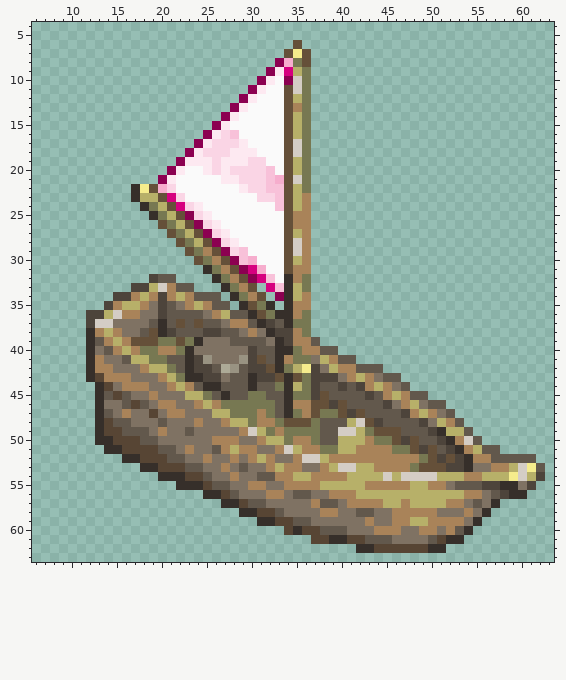
Edited in one commit: sprite sheet (data/core/images/units/transport/boat.png). The first picture shows the starting point.
The file is 72x72 pixels. Colours within 5 levels of each other are drawn and written as one. Shown: x 6..63, y 4..63.
Once edited:
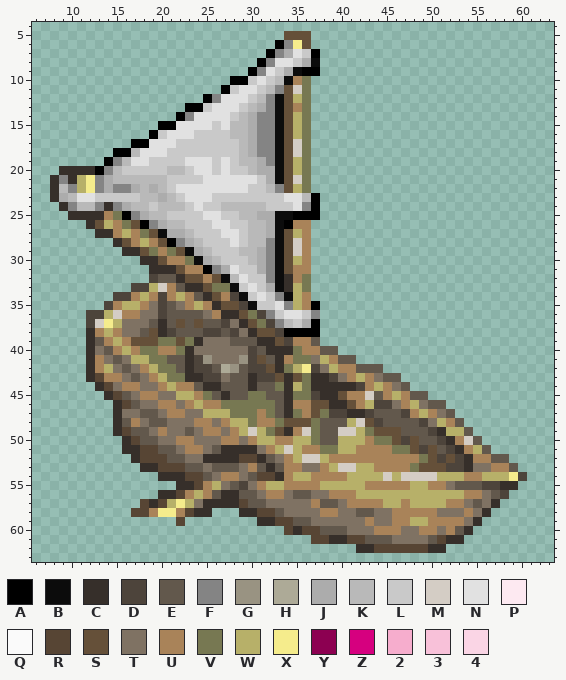
Palette (. is transparent): A #000000  B #0c0c0c  C #362f2a  D #4d443b  E #62584c  F #848484  G #999382  H #adaa97  J #acacac  K #b9b9b9  L #c9c9c9  M #d4cdc5  N #e1e1e1  P #fde9f1  Q #fafafa  R #574534  S #655039  T #7f7263  U #a98359  V #777852  W #b7b069  X #f5ec8c  Y #8c0051  Z #d6007f  2 #f6adcd  3 #f8c1d9  4 #fad5e5
Commit message: minimal animations for the little boat
The exact change:
y 5: x 34..36 ... -> SSS
y 6: x 33..36 ..S. -> AFXS
y 7: x 32..37 ..SXS. -> AFJNLA
y 8: x 31..37 ..Y2VS. -> AFNNLJB
y 9: x 30..37 ..YPZWV. -> AFNLJBAA
y 10: x 28..35 ...YPQYM -> AALNLKBU
y 11: x 27..33 ...YPQQ -> ALNNLKF
y 12: x 25..33 ....YPQQQ -> AFNNNLKFB
y 13: x 23..33 .....YPQQQQ -> AALNNNLKJFB
y 14: x 22..33 .....YPQQQQQ -> AFNNNNLKJFFB
y 15: x 20..33 ......YPQQQQQQ -> AANNNNLNKKJFFB
y 16: x 19..33 ......YP43QQQQQ -> ALNNNLLLLKKJFFB
y 17: x 17..33 .......YP444PQQQQ -> AANNNLLLLLLLKJFFB
y 18: x 15..33 ........YP444PPPQQQ -> AAKNNNLLLLLLLLKJFFB
y 19: x 14..33 ........YPPP4PPP44QQ -> AFKNNLLLLNNNLNLKKJFB
y 20: x 9..33 ............YPQQP4P44443Q -> CCCCAFKLLLLLKKLNNLNLLKJJB
y 21: x 8..33 ............YPQQQQQPP44432 -> CFCWXFJKKKKKKLLLLNNNNNNLJB
y 22: x 8..33 .........CXS24QQQQQQQP4433 -> CKFWXFJFFJKJKLNNNNNNNNLLKF
y 23: x 8..37 .........CWWSZ4QQQQQQQQ443SWU. -> CJKNNLLLLLKKJKLNNNLLLLLLLLNNKA
y 24: x 9..37 .........CVWSZ4PQQQQQQQQ3SWU. -> CFKKFCFJKKLKKKLNLLKKKKKLLLNFA
y 25: x 10..37 .........CVWSY4PQQQQQQQQSUU. -> CCCCUVAFJKKLLLLNNLLKKJJBBAAA
y 26: x 12..34 ........SVWSY4PQQQQQQQS -> CSWUVSAFJKKLLLNNLLKKJBA
y 27: x 13..33 ........SVWSY4PQQQQQQ -> CCUWUVSBJJKLLLNNLKKJB
y 28: x 15..33 .......SVWSY4PQQQQQ -> CSUWUSAFJKLLLNLKKFB
y 29: x 16..33 .......SVUSY43QQQQ -> CCSVUVSBJKLLLKKJFB
y 30: x 18..33 ......SVUSY32QQQ -> CCSUUVBJKLLLKJFB
y 31: x 19..33 ......CVUSYZ2QQ -> CCCSUUAFJNLLJFB
y 32: x 22..33 ....CVUSYZ3Q -> CSSUSBKNLLFB
y 33: x 23..33 E...CVUS.Z3 -> CCSVVBLNLJB
y 34: x 25..34 EE.CVUS.YC -> CSUDBLNLFB
y 35: x 26..35 EE.CSVC.CU -> CSSDBLLNFW; x 37 . -> A
y 36: x 27..37 WEECSVCCUV. -> CCSVDFLNNLF
y 37: x 14..15 MT -> XW; x 27..31 TUUEC -> DTCSV; x 33..37 ECVV. -> FKLJA
y 38: x 28 E -> D; x 30..32 UTC -> CSS; x 34..37 DUV. -> AAAA
y 39: x 31..33 ETC -> CCS
y 40: x 32 E -> C
y 41: x 15..16 TE -> ET
y 42: x 14 U -> W; x 16 T -> E; x 20 W -> V
y 43: x 16..17 UT -> TE; x 19..21 TUW -> UWV; x 37..38 DD -> CC
y 44: x 18 U -> T; x 20..22 TUW -> UWU; x 37..41 DEEDE -> CCCCC
y 45: x 13..14 CE -> .C; x 18 T -> U; x 22 T -> W; x 24 W -> U; x 38..43 SEEEED -> CCSUUM
y 46: x 13..18 CTTERE -> ..CRET; x 23..25 TUW -> UWU; x 39..44 DSEEEE -> CCSUWD
y 47: x 13..16 CETU -> ..CT; x 18..19 TR -> EE; x 25 T -> W; x 39..43 VSDSE -> DDCCD
y 48: x 13..15 CRE -> ..C; x 17 T -> U; x 19 T -> E; x 25 T -> U
y 49: x 13..16 CRRE -> ..CR; x 25..26 TT -> UU; x 28..29 TU -> UW; x 33..36 UVVV -> SCUM
y 50: x 13..16 CCRR -> ...C; x 22..23 TT -> UU; x 26 U -> T; x 30..31 TU -> UW; x 33..36 WVUU -> UUWW
y 51: x 14..17 CCRR -> ..CC; x 24 T -> U; x 27..30 UWUU -> CCCC; x 32..33 TU -> UW; x 57 E -> .
y 52: x 16 C -> .; x 25..32 UTTUTUWU -> CCCCRRCE; x 34..35 TU -> UW; x 59..61 EEE -> ...
y 53: x 26..33 TUTETTUW -> EEETUECE; x 59..62 WMXE -> E...
y 54: x 27 T -> U; x 30..33 TEEU -> ERRC; x 60..62 MWD -> D..
y 55: x 24..30 CREETTU -> RUWTEDT; x 32..33 TT -> WW; x 60..61 TD -> ..
y 56: x 20..30 .....CCRETT -> CCRUWUECCEE; x 59..60 CC -> ..
y 57: x 18..26 ......... -> RCRWXWTCC
y 58: x 17..25 ......... -> RRUXXURCC
y 59: x 22 . -> R
